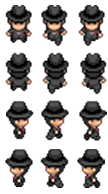
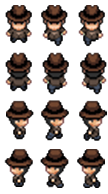
Two versions of the same layered image (108px x 194px). Layer-by-layer changes:
added layer "Layer 1 copy" above "Layer 1 copy 3" over [4, 5, 107, 188]
added layer "Layer 1 copy 3" above "Layer 1 copy 2" over [5, 15, 107, 187]
added layer "Layer 1 copy 2" above "Layer 1" over [8, 34, 103, 188]
